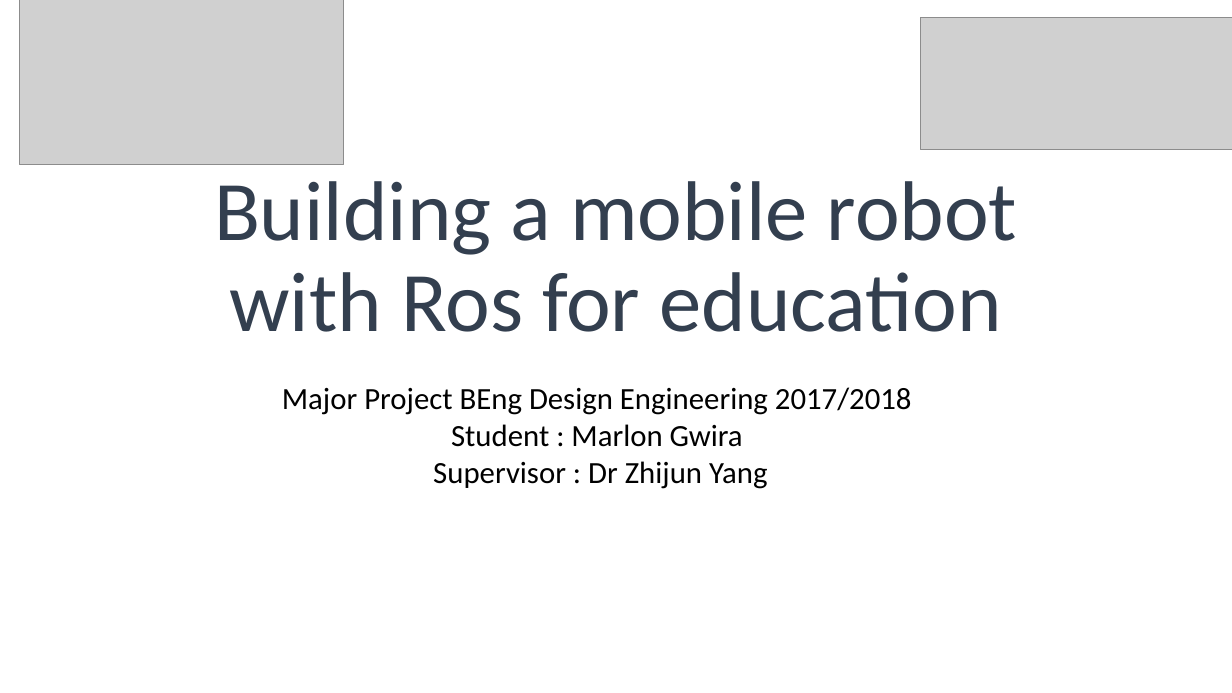
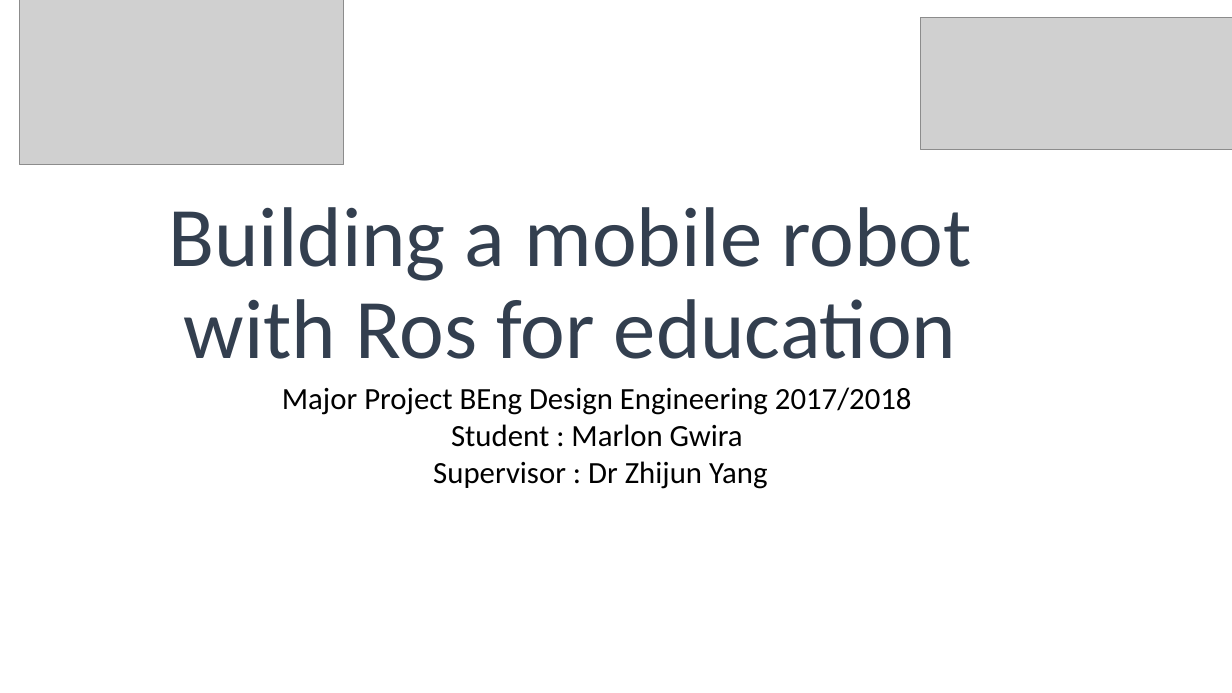
Before and after one commit to MarlonG21/MobileRobotRos_finalYearProject, a slide deck: slide 1 of MajorProject/majorProjectPresentation.pptx. Drawn at 1232x693 pixels with LibreOffice and Linux fonts; fonts in the diff are those of the drawing; grey boxes stand for pictures. Boxes give left, top, right and bottom in pixels: in the first picture for what was removed or moved away, otherwise in the second. Text is boxed around its words. In the diff, an @@ line names an element or a change of style, - is before the commit and + after.

```diff
--- a/MajorProject/majorProjectPresentation.pptx
+++ b/MajorProject/majorProjectPresentation.pptx
@@ title "Building a mobile robot with ...": place and size @@
-title "Building a mobile robot with ..." at box(214, 181, 1017, 332)
+title "Building a mobile robot with ..." at box(168, 207, 971, 359)
```
Also in this commit, not shown: 4 other slides changed, 2 slides added, 3 slides removed, 16 other files.
